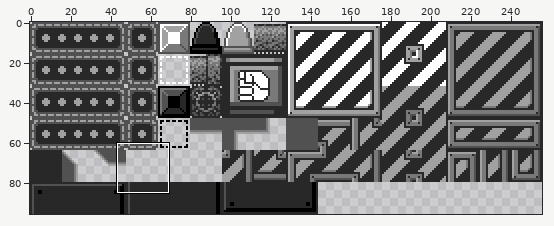
Sprite sheet: resources/img/tilesets/factory.png. The first picture is a wide view before the edit; the outline marks the close-up.
Close-up. Before:
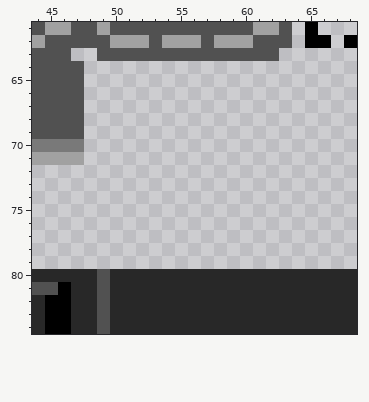
The file is 256x96 pixels. Shown: x 44..68, y 61..84. The commit also changed other parts of the picture, which this record leaves out.
And afterwards:
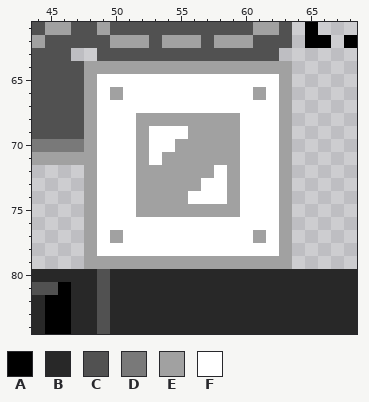
Palette (. is transparent): A #000000  B #282828  C #515151  D #797979  E #a1a1a1  F #ffffff
Changes in this commit:
Changed rows in their new state; - is an unchanged pixel.
first column x 48:
64 EEEEEEEEEEEEEEEE
65 EFFFFFFFFFFFFFFE
66 EFEFFFFFFFFFFEFE
67 EFFFFFFFFFFFFFFE
68 EFFFEEEEEEEEFFFE
69 EFFFEFFFEEEEFFFE
70 EFFFEFFEEEEEFFFE
71 EFFFEFEEEEEEFFFE
72 EFFFEEEEEEFEFFFE
73 EFFFEEEEEFFEFFFE
74 EFFFEEEEFFFEFFFE
75 EFFFEEEEEEEEFFFE
76 EFFFFFFFFFFFFFFE
77 EFEFFFFFFFFFFEFE
78 EFFFFFFFFFFFFFFE
79 EEEEEEEEEEEEEEEE
Pixel boxes of the changes (left, top, right, bottom) in both close-ups:
added: (84, 61, 292, 269)
